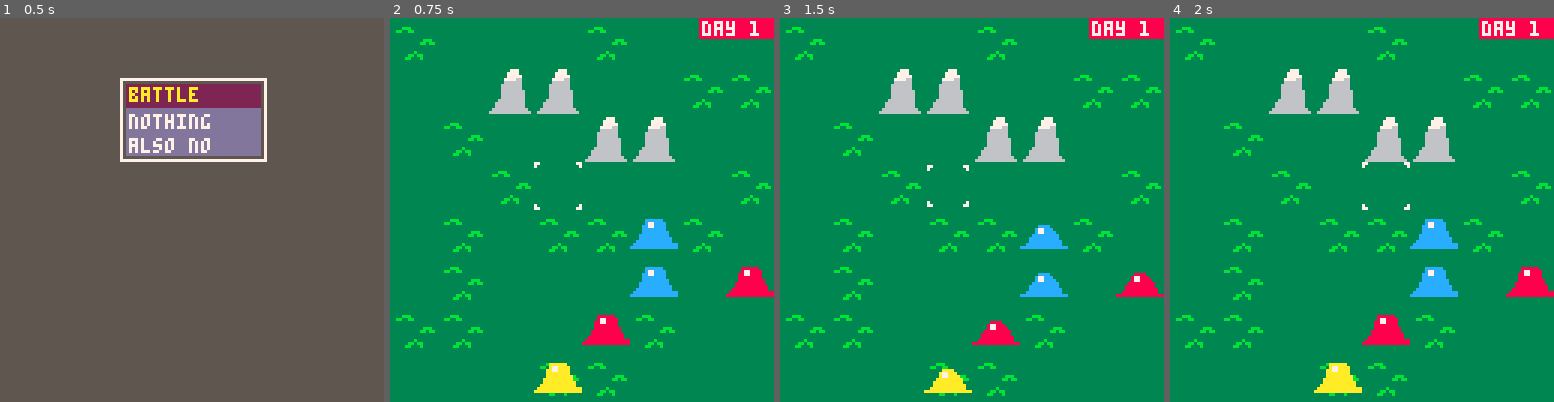
Above: before the commit, frames 1-4 (left to right).
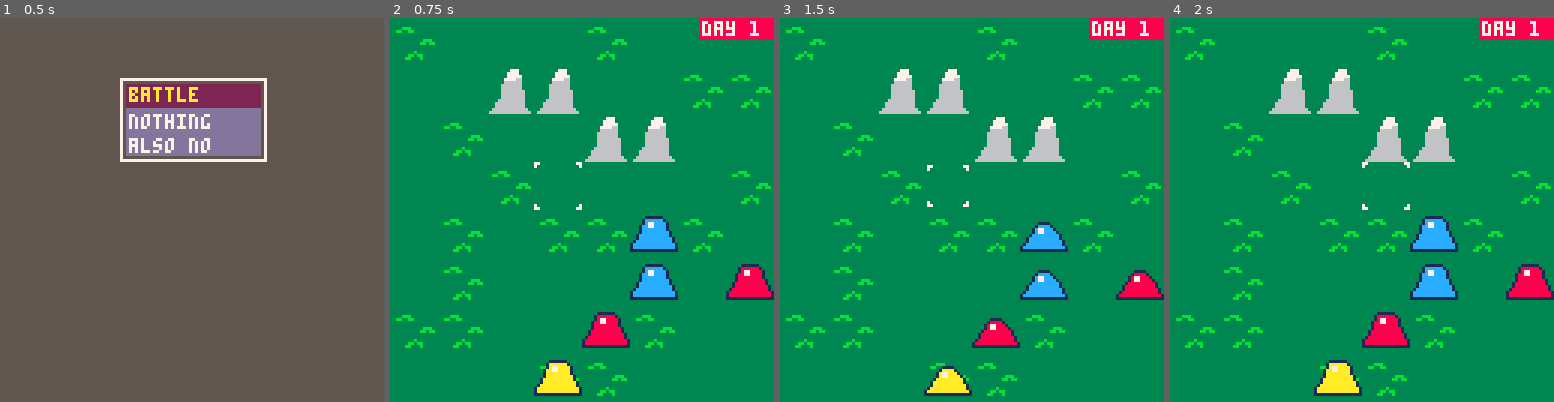
Above: after the commit, the same moments.

Repository: Cuttleshock/PICO-8-projects
Game: PICO-8 cartridge wars.p8
Same seed, same stepped clock (60 frames per second), same inputs: the game is played once before the commit and once after it.
Inputs:
- Up to frame 1 (0.5 s): tap X (X key) at 0.33 s
- Up to frame 2 (0.75 s): tap O (Z key) at 0.7 s
- Up to frame 3 (1.5 s): tap X (X key) at 1.07 s
- Up to frame 4 (2 s): hold Right from 1.6 s (still down); tap O (Z key) at 1.7 s; tap X (X key) at 1.85 s

Frame 1 is identical in both runs. In frame 2, 1.3% of the frame differs, in the area x 37-100%, y 51-99%; in frame 3, 1.1%; in frame 4, 1.3%.

Commit message:
Give slimes an outline so they don't fade into the grass

Diff:
--- a/wars.p8
+++ b/wars.p8
@@ -812,18 +812,18 @@
 __gfx__
 00000000000000000000000077000000000000770000000000000000000000000000000000000000000000000000000000000000000000000000000000000000
 00000000077000000000077070000000000000070000000000000000000000000000000000000000000000000000000000000000000000000000000000000000
-00000000070000000000007000000000000000000000000000000000000000000000000000000000000000000000000000000000000000000000000000000000
-00000000000000000000000000000000000000000000000000000000000008888880000000000000000000000000000000000000000000000000000000000000
-00000000000000000000000000000000000000000000000000000000000008778888000000000000000000000000000000000000000000000000000000000000
-00000000000000000000000000000000000000000000008888000000000088778888000000000000000000000000000000000000000000000000000000000000
-00000000000000000000000000000000000000000000087788800000000088888888000000000000000000000000000000000000000000000000000000000000
-00000000000000000000000000000000000000000000087788880000000088888888800000000000000000000000000000000000000000000000000000000000
-0c000c00000000000000000000000000000000000000888888888000000888888888800000000000000000000000000000000000000000000000000000000000
-c000c000000000000000000000000000000000000008888888888000000888888888880000000000000000000000000000000000000000000000000000000000
-000c000c000000000000000000000000000000000008888888888800008888888888880000000000000000000000000000000000000000000000000000000000
-00c000c0000000000000000000000000000000000088888888888800088888888888888800000000000000000000000000000000000000000000000000000000
-0c000c00000000000000000000000000000000008888888888888888888888888888888800000000000000000000000000000000000000000000000000000000
-c000c000070000000000007000000000000000000000000000000000000000000000000000000000000000000000000000000000000000000000000000000000
+00000000070000000000007000000000000000000000000000000000000001111110000000000000000000000000000000000000000000000000000000000000
+00000000000000000000000000000000000000000000000000000000000018888881000000000000000000000000000000000000000000000000000000000000
+00000000000000000000000000000000000000000000001111000000000018778888100000000000000000000000000000000000000000000000000000000000
+00000000000000000000000000000000000000000000018888100000000188778888100000000000000000000000000000000000000000000000000000000000
+00000000000000000000000000000000000000000000187788810000000188888888100000000000000000000000000000000000000000000000000000000000
+00000000000000000000000000000000000000000000187788881000000188888888810000000000000000000000000000000000000000000000000000000000
+0c000c00000000000000000000000000000000000001888888888100001888888888810000000000000000000000000000000000000000000000000000000000
+c000c000000000000000000000000000000000000018888888888100001888888888881000000000000000000000000000000000000000000000000000000000
+000c000c000000000000000000000000000000000018888888888810018888888888881000000000000000000000000000000000000000000000000000000000
+00c000c0000000000000000000000000000000000188888888888810188888888888888100000000000000000000000000000000000000000000000000000000
+0c000c00000000000000000000000000000000001888888888888881188888888888888100000000000000000000000000000000000000000000000000000000
+c000c000070000000000007000000000000000001111111111111111111111111111111100000000000000000000000000000000000000000000000000000000
 000c000c077000000000077070000000000000070000000000000000000000000000000000000000000000000000000000000000000000000000000000000000
 00c000c0000000000000000077000000000000770000000000000000000000000000000000000000000000000000000000000000000000000000000000000000
 c000c000000000000000000000000000000000000000000000000000000000000000000000000000000000000000000000000000000000000000000000000000
